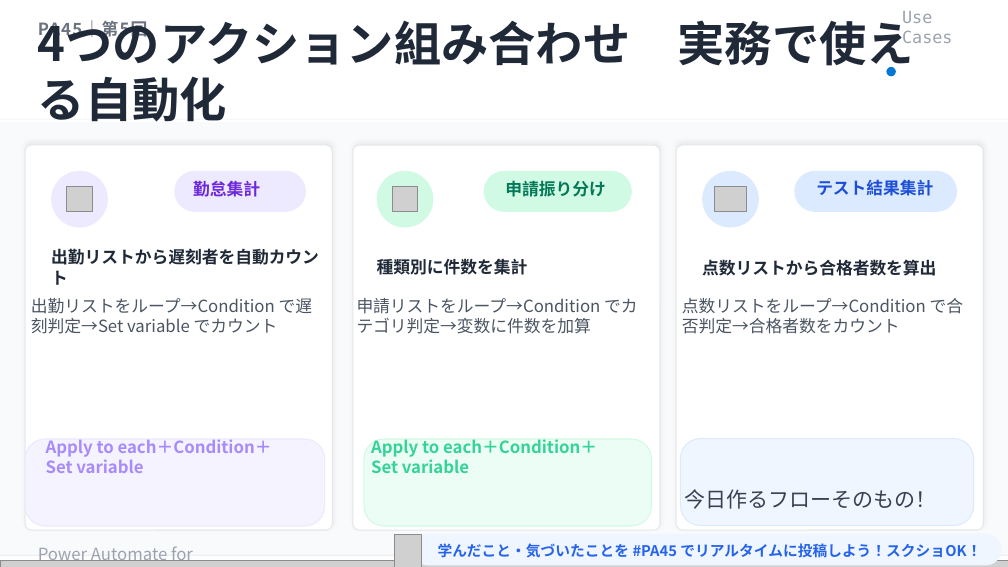
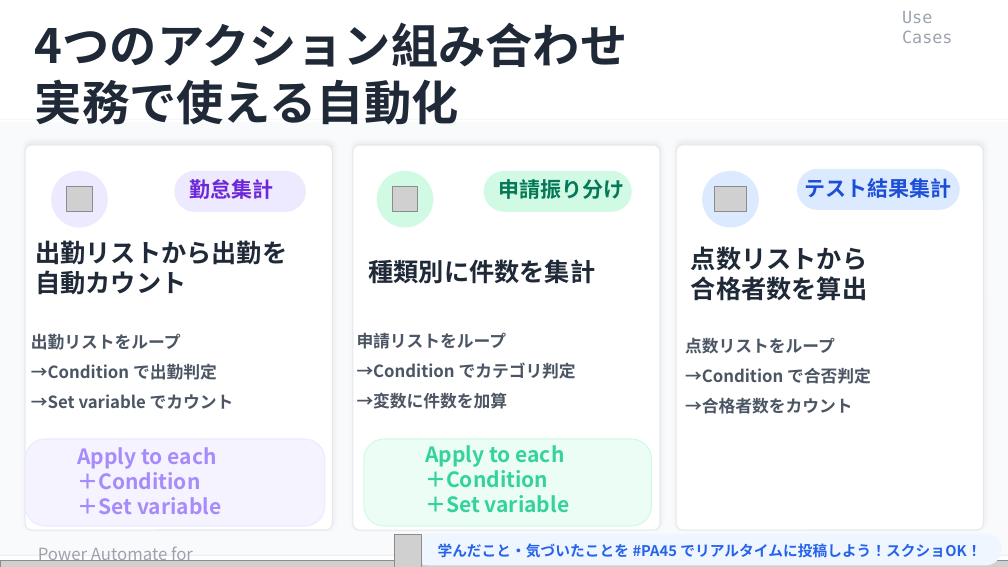
Before and after one commit to Haru-PowerPlatform/pa45, a slide deck: slide 12 of assets/pa45/P005_PA45_MatomeFuro_20260409.pptx (slide 9 before the commit). Drawn at 1008x567 pixels with LibreOffice and Linux fonts; fonts in the diff are those of the drawing; grey boxes stand for pictures; background and template pictures are left out. Boxes give left, top, right and bottom in pixels: in the first picture for what was removed or moved away, otherwise in the second. Text is boxed around its words. In the diff, an @@ line names an element or a change of style, - is before the commit and + after.

```diff
--- a/assets/pa45/P005_PA45_MatomeFuro_20260409.pptx
+++ b/assets/pa45/P005_PA45_MatomeFuro_20260409.pptx
@@ text at (35, 22, 628, 125): text changed @@
-4つのアクション組み合わせ 実務で使える自動化
+4つのアクション組み合わせ
+実務で使える自動化
@@ text removed at (38, 18, 148, 40) @@
-PA45｜第5回
@@ ellipse removed at (886, 67, 895, 76) @@
@@ size 16 to 20 pt in 3 elements at (499, 179, 625, 199), (190, 179, 274, 199), (805, 178, 952, 198) @@
@@ text "テスト結果集計": place and size @@
-text "テスト結果集計" at (816, 179, 933, 196)
+text "テスト結果集計" at (805, 178, 952, 198)
@@ text at (35, 240, 287, 295): text changed; size 16 to 24 pt @@
-出勤リストから遅刻者を自動カウント
+出勤リストから出勤を
+自動カウント
@@ text "種類別に件数を集計": place and size @@
-text "種類別に件数を集計" at (377, 258, 528, 275)
+text "種類別に件数を集計" at (369, 259, 596, 284)
@@ text "種類別に件数を集計" at (369, 259, 596, 284): size 16 to 24 pt @@
@@ text at (691, 246, 867, 301): text changed; size 16 to 24 pt @@
-点数リストから合格者数を算出
+点数リストから
+合格者数を算出
@@ text at (31, 333, 234, 409): text changed; bold on @@
-出勤リストをループ→Condition で遅刻判定→Set variable でカウント
+出勤リストをループ
+→Condition で出勤判定
+→Set variable でカウント
@@ text at (357, 332, 576, 409): text changed; bold on @@
-申請リストをループ→Condition でカテゴリ判定→変数に件数を加算
+申請リストをループ
+→Condition でカテゴリ判定
+→変数に件数を加算
@@ text at (685, 337, 871, 414): text changed; bold on @@
-点数リストをループ→Condition で合否判定→合格者数をカウント
+点数リストをループ
+→Condition で合否判定
+→合格者数をカウント
@@ text at (77, 447, 221, 514): text changed; size 16 to 20 pt @@
-Apply to each＋Condition＋Set variable
+Apply to each
+＋Condition
+＋Set variable
@@ text at (425, 445, 569, 513): text changed; size 16 to 20 pt @@
-Apply to each＋Condition＋Set variable
+Apply to each
+＋Condition
+＋Set variable
@@ rounded rectangle removed at (681, 439, 974, 526) @@
@@ text removed at (685, 489, 937, 509) @@
-今日作るフローそのもの！
```
Also in this commit, not shown: 4 other slides changed, 5 slides added, 4 slides removed.
